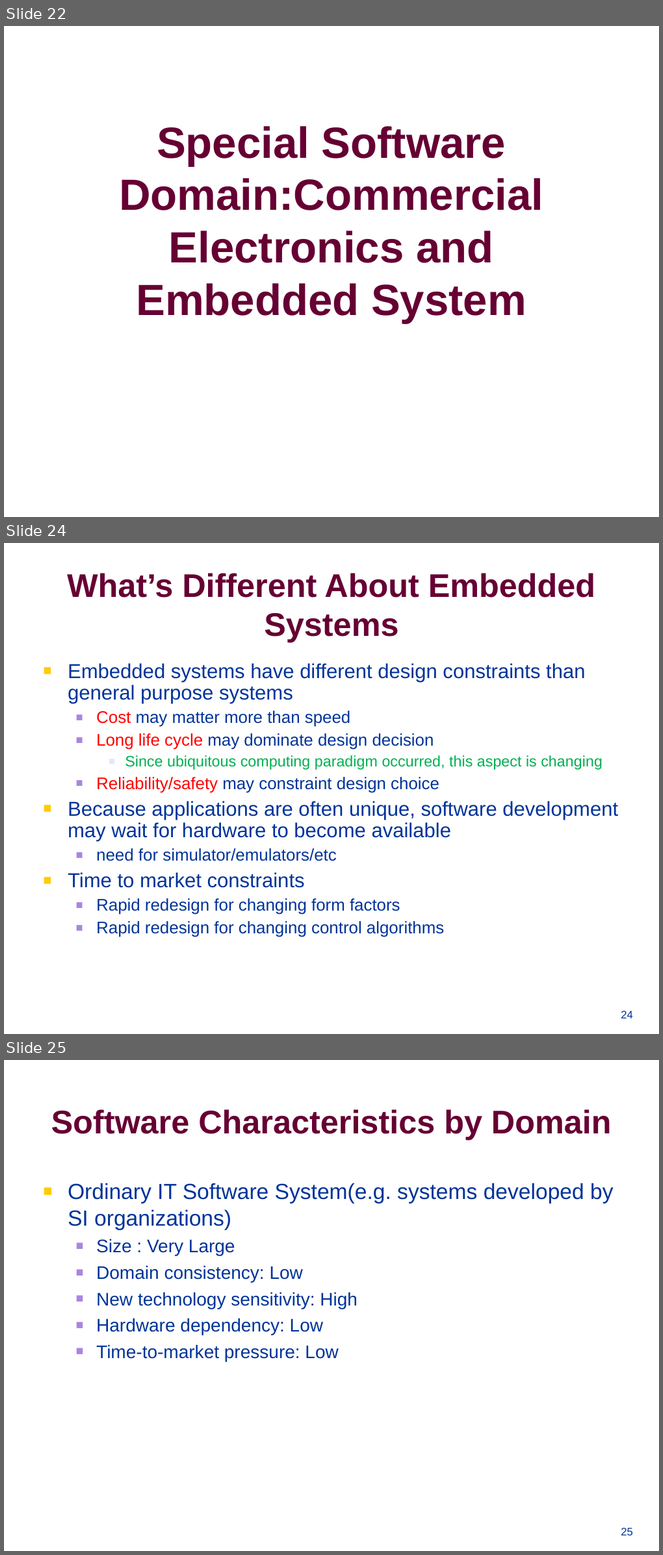
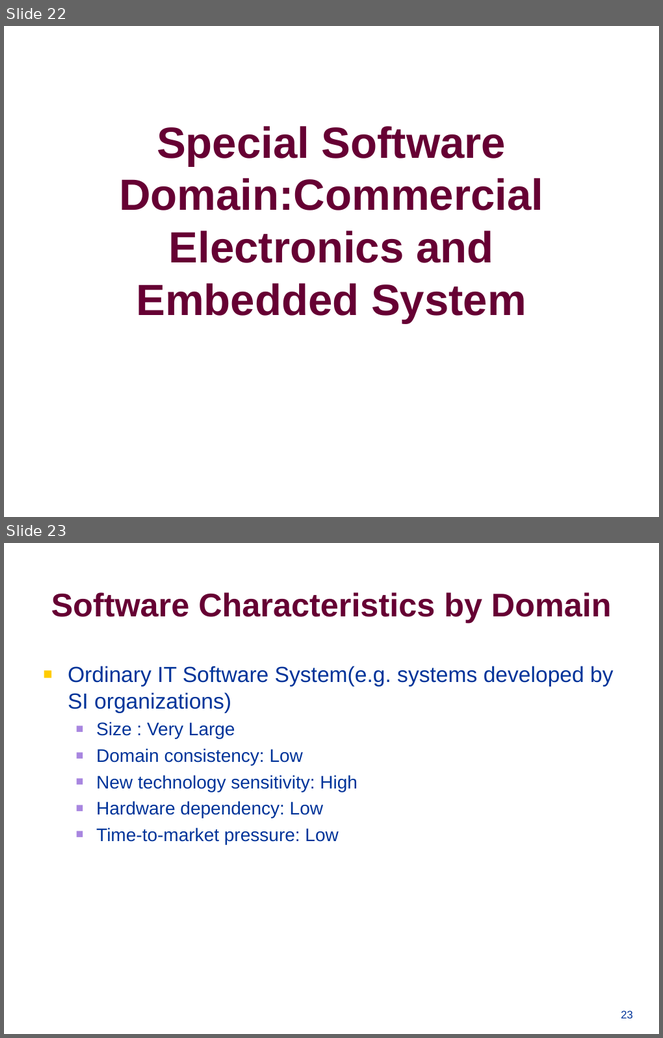
Before and after one commit to swtv-kaist/cs350-fall25, a slide deck: slides/lec3-se_overview.ppt. Shown one above the other, each under a label of ours: slides 22, 24 and 25 before the commit, slides 22 and 23 after it; the slides between them are not shown. The pictures are 663x1555 and 663x1038 pixels, drawn with LibreOffice and Linux fonts; fonts in the diff are those of the drawing; background and template pictures are left out. Boxes give left, top, right and bottom in pixels: in the first picture for what was removed or moved away, otherwise in the second. Text is boxed around its words. In the diff, an @@ line names an element or a change of style, - is before the commit and + after.

```diff
--- a/slides/lec3-se_overview.ppt
+++ b/slides/lec3-se_overview.ppt
@@ slide 24 removed at (x1=4, y1=543, x2=659, y2=1034), background #FFFFFF @@
@@ title removed at (x1=67, y1=573, x2=596, y2=642) @@
-What’s Different About Embedded Systems
@@ text removed at (x1=68, y1=663, x2=618, y2=938) @@
-■ Embedded systems have different design constraints than general purpose systems
-  ■ Cost may matter more than speed
-  ■ Long life cycle may dominate design decision
-    ■ Since ubiquitous computing paradigm occurred, this aspect is changing
-  ■ Reliability/safety may constraint design choice
-■ Because applications are often unique, software development may wait for hardware to become available
-  ■ need for simulator/emulators/etc
-■ Time to market constraints
-  ■ Rapid redesign for changing form factors
-  ■ Rapid redesign for changing control algorithms
@@ page number removed at (x1=621, y1=1011, x2=633, y2=1019) @@
-24
@@ what was slide 25 is now slide 23 @@
@@ page number at (x1=621, y1=1011, x2=633, y2=1019): text changed @@
-25
+23
```
Also in this commit, not shown: 3 slides changed, 2 other slides removed, 1 other file.
